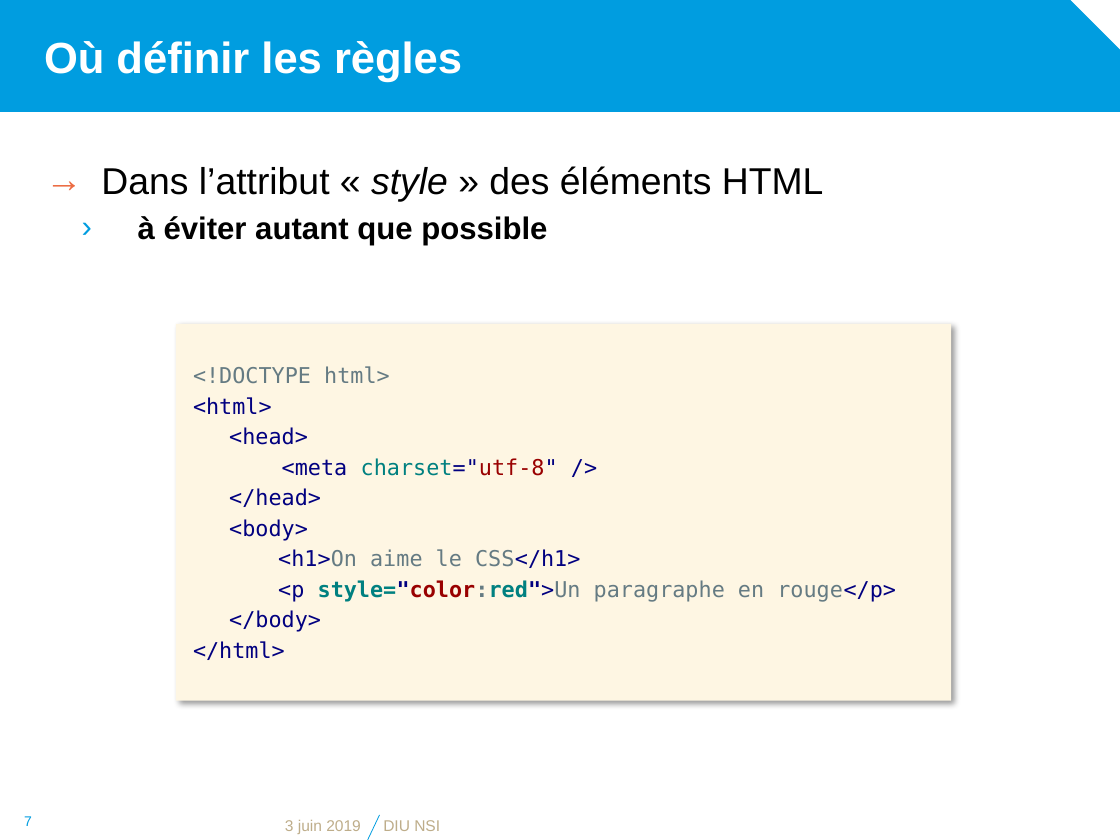
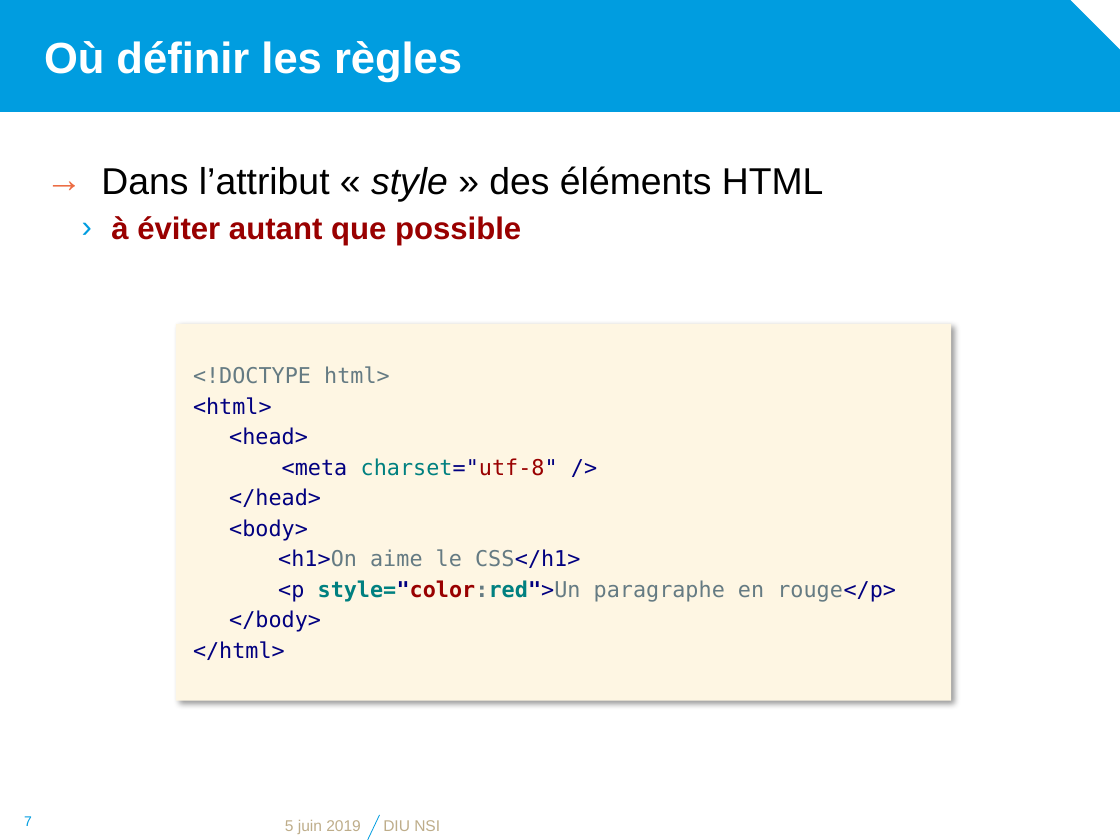
Before and after one commit to diu-uf-bordeaux/bloc1, a slide deck: slide 7 of web/3-CSS/css.pptx. Drawn at 1120x840 pixels with LibreOffice and Linux fonts; fonts in the diff are those of the drawing; background and template pictures are left out. Boxes give left, top, right and bottom in pixels: in the first picture for what was removed or moved away, otherwise in the second. Text is boxed around its words. In the diff, an @@ line names an element or a change of style, - is before the commit and + after.

```diff
--- a/web/3-CSS/css.pptx
+++ b/web/3-CSS/css.pptx
@@ text at (x1=111, y1=216, x2=521, y2=245): text colour #000000 to #990000 in "à éviter autant que possible"; indent changed @@
@@ text at (x1=285, y1=820, x2=361, y2=834): text changed @@
-3 juin 2019
+5 juin 2019
```
Also in this commit, not shown: 18 other slides changed, 1 other file.
